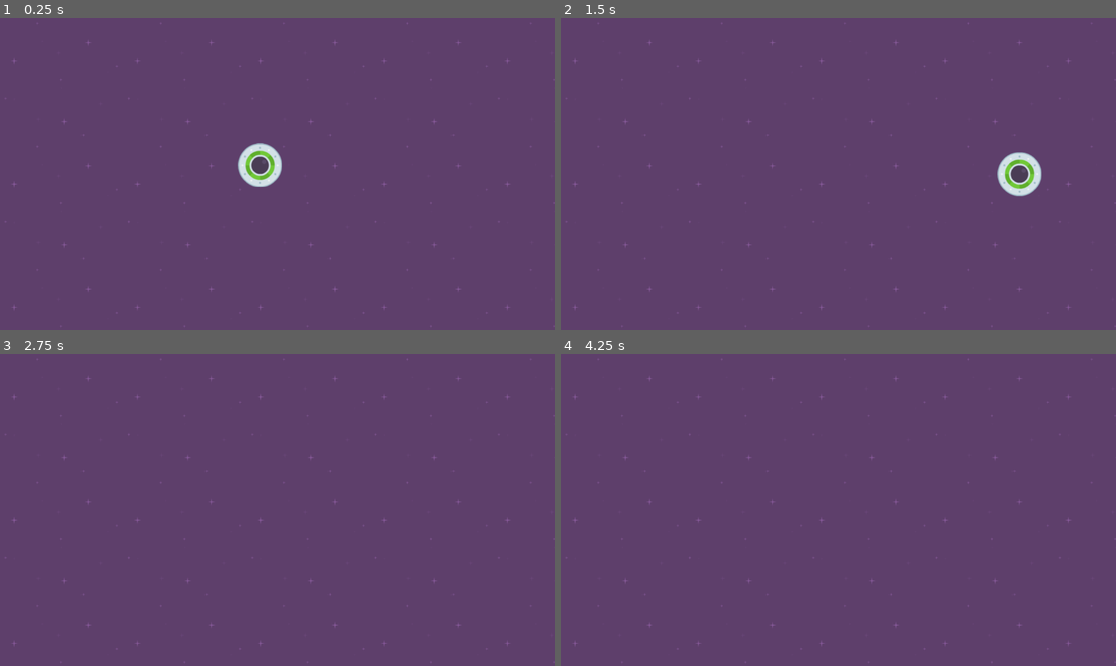
Above: before the commit, frames 1-4 (two rows, left to right).
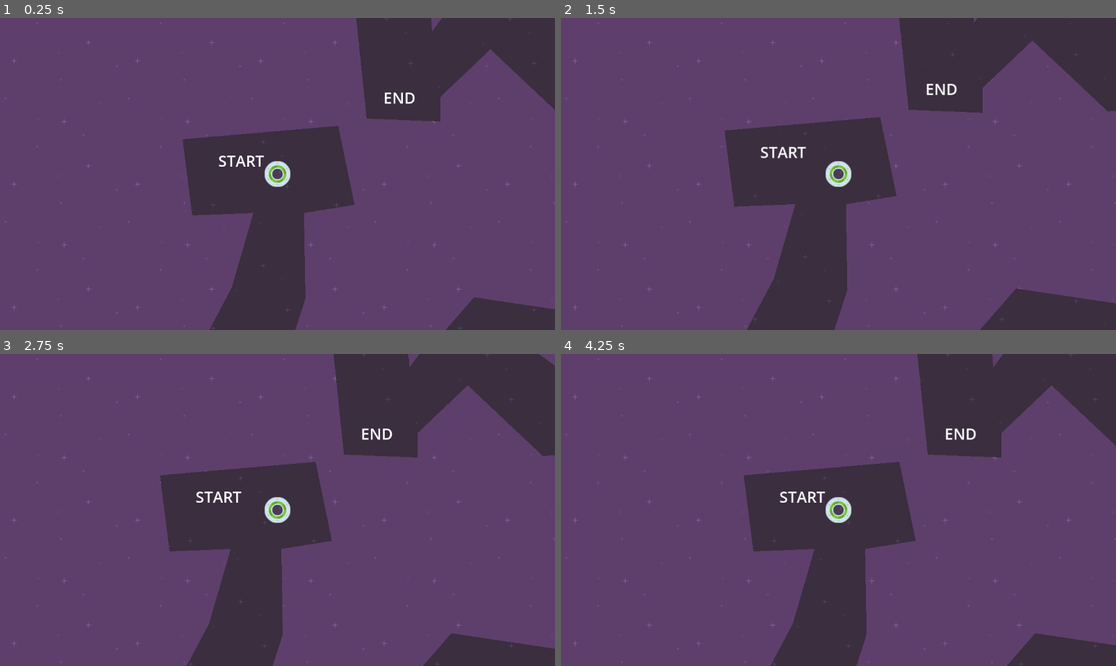
Above: after the commit, the same moments.

Repository: olifink/ufo
Game: Godot game, scene res://level_1.tscn
Same seed, same stepped clock (60 frames per second), same inputs: the game is played once before the commit and once after it.
Inputs:
- Up to frame 1 (0.25 s): no input
- Up to frame 2 (1.5 s): tap Enter at 0.5 s; hold Right (move_right) 0.53-1.28 s; hold S (move_down) from 1.28 s (still down)
- Up to frame 3 (2.75 s): release S (move_down) at 2.03 s; hold Right (move_right) from 2.03 s (still down)
- Up to frame 4 (4.25 s): release Right (move_right) at 2.78 s; hold Up (move_up) 2.78-3.53 s; hold Left (move_left) from 3.53 s (still down)

The runs differ from the first frame. In frame 1, 22% of the frame differs, in the area x 32-100%, y 0-100%; in frame 2, 24%, in the area x 29-100%, y 0-100%; in frame 3, 23%; in frame 4, 22%.

Commit message:
background, collision detection, labels

Diff:
--- a/level_1.gd
+++ b/level_1.gd
@@ -2,4 +2,11 @@
 
 # Called when the node enters the scene tree for the first time.
 func _ready():
-	print("Hello World")
+	pass
+
+
+
+
+func _on_maze_body_exited(body):
+	print("body exited")
+	get_tree().reload_current_scene()
--- a/level_1.tscn
+++ b/level_1.tscn
@@ -1,18 +1,52 @@
-[gd_scene load_steps=4 format=3 uid="uid://bw2sqc7sg4l7s"]
+[gd_scene load_steps=6 format=3 uid="uid://bw2sqc7sg4l7s"]
 
 [ext_resource type="Script" path="res://level_1.gd" id="1_rbggc"]
 [ext_resource type="Texture2D" uid="uid://dnkildqwag783" path="res://purple.png" id="1_ty7jy"]
 [ext_resource type="PackedScene" uid="uid://bchqfcs1h7apv" path="res://player.tscn" id="2_l6wtk"]
+[ext_resource type="PackedScene" uid="uid://c2p2saualdpbc" path="res://maze.tscn" id="4_h23eg"]
+
+[sub_resource type="LabelSettings" id="LabelSettings_tjc7p"]
+font_size = 32
 
 [node name="Level1" type="Node2D"]
 script = ExtResource("1_rbggc")
 
-[node name="Background" type="TextureRect" parent="."]
+[node name="Graphics" type="Node" parent="."]
+
+[node name="StartText" type="Label" parent="Graphics"]
+offset_left = 417.0
+offset_top = 256.0
+offset_right = 512.0
+offset_bottom = 304.0
+text = "START"
+label_settings = SubResource("LabelSettings_tjc7p")
+
+[node name="EndText" type="Label" parent="Graphics"]
+offset_left = 760.0
+offset_top = 125.0
+offset_right = 826.0
+offset_bottom = 173.0
+text = "END"
+label_settings = SubResource("LabelSettings_tjc7p")
+
+[node name="CanvasLayer" type="CanvasLayer" parent="Graphics"]
+layer = -50
+
+[node name="Background" type="TextureRect" parent="Graphics/CanvasLayer"]
 z_index = -100
-offset_right = 1562.0
-offset_bottom = 841.0
+anchors_preset = 15
+anchor_right = 1.0
+anchor_bottom = 1.0
+grow_horizontal = 2
+grow_vertical = 2
 texture = ExtResource("1_ty7jy")
 stretch_mode = 1
 
 [node name="Player" parent="." instance=ExtResource("2_l6wtk")]
 position = Vector2(540, 306)
+
+[node name="Maze" parent="." instance=ExtResource("4_h23eg")]
+z_index = -50
+position = Vector2(377, 281)
+
+[connection signal="body_exited" from="Maze" to="." method="_on_maze_body_exited"]
--- /dev/null
+++ b/maze.tscn
@@ -0,0 +1,13 @@
+[gd_scene load_steps=2 format=3 uid="uid://c2p2saualdpbc"]
+
+[ext_resource type="Texture2D" uid="uid://c2hsgqtwsglo2" path="res://darkPurple.png" id="1_eo6lf"]
+
+[node name="Maze" type="Area2D"]
+
+[node name="CollisionPolygon2D" type="CollisionPolygon2D" parent="."]
+polygon = PackedVector2Array(-34, -46.9999, -14, 111, 113, 106, 68, 261, -40, 465, 31, 620, 379, 711, 685, 453, 919, 691, 1018, 683, 1140, 646, 1276, 420, 1276, -169, 1047, -440, 803, -262, 591, -418, 484, -271, 475, -389, 317, -389, 348, -90, 501, -84, 501, -135, 605, -234, 761, -87, 885, -95, 1015, -239, 1129, -75, 1129, 343, 1004, 502, 798, 315, 571, 281, 362, 521, 161, 468, 221, 284, 218, 106, 323, 89, 305.417, 4.18848, 289, -75)
+
+[node name="Polygon2D" type="Polygon2D" parent="."]
+texture_repeat = 2
+texture = ExtResource("1_eo6lf")
+polygon = PackedVector2Array(-34, -46.9999, -14, 111, 113, 106, 68, 261, -40, 465, 31, 620, 379, 711, 685, 453, 919, 691, 1018, 683, 1140, 646, 1276, 420, 1276, -169, 1047, -440, 803, -262, 591, -418, 484, -271, 475, -389, 317, -389, 348, -90, 501, -84, 501, -135, 605, -234, 761, -87, 885, -95, 1015, -239, 1129, -75, 1129, 343, 1004, 502, 798, 315, 571, 281, 362, 521, 161, 468, 221, 284, 218, 106, 323, 89, 305.417, 4.18848, 289, -75)
--- a/player.gd
+++ b/player.gd
@@ -1,7 +1,8 @@
 extends RigidBody2D
 
+var force = 1000
+
 func _physics_process(delta):
-	var force = 1000
 	if Input.is_action_pressed("move_right"):
 		apply_force(Vector2(force, 0))
 	if Input.is_action_pressed("move_left"):
--- a/player.tscn
+++ b/player.tscn
@@ -4,14 +4,17 @@
 [ext_resource type="Script" path="res://player.gd" id="1_bs8i1"]
 
 [sub_resource type="CircleShape2D" id="CircleShape2D_0qbdt"]
-radius = 45.0
+radius = 7.07107
 
 [node name="Player" type="RigidBody2D"]
 gravity_scale = 0.0
 script = ExtResource("1_bs8i1")
 
 [node name="Sprite2D" type="Sprite2D" parent="."]
+scale = Vector2(0.6, 0.6)
 texture = ExtResource("1_5gjam")
 
 [node name="CollisionShape2D" type="CollisionShape2D" parent="."]
 shape = SubResource("CircleShape2D_0qbdt")
+
+[node name="Camera2D" type="Camera2D" parent="."]
